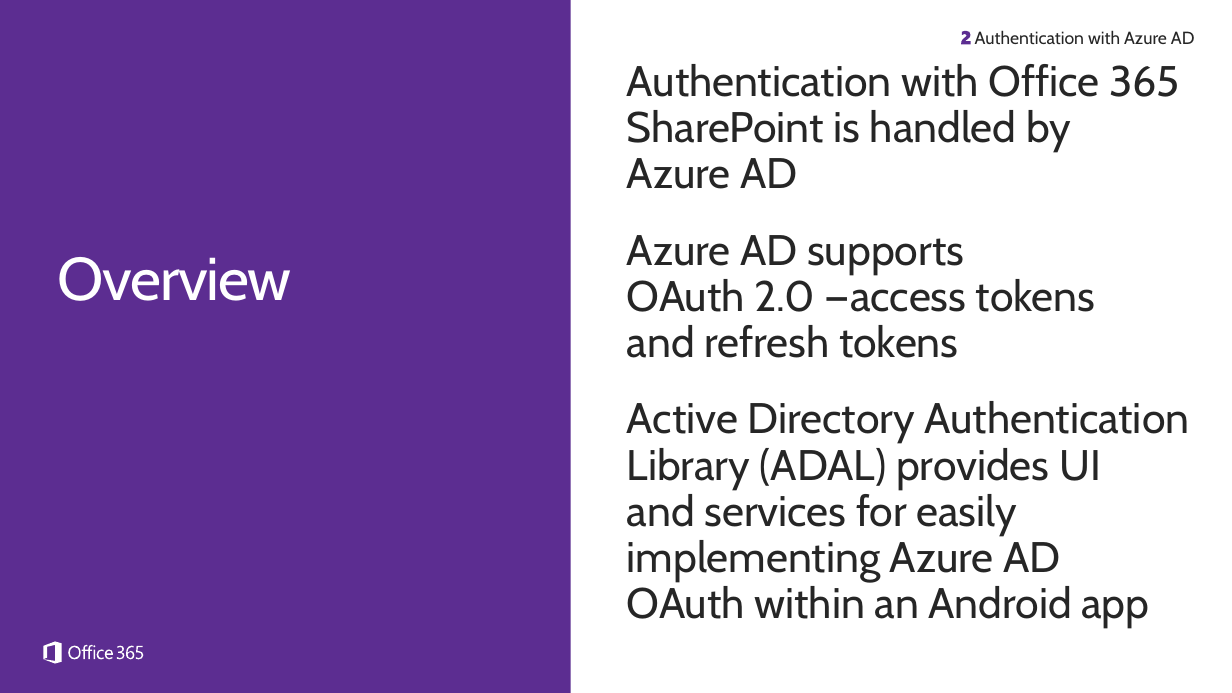
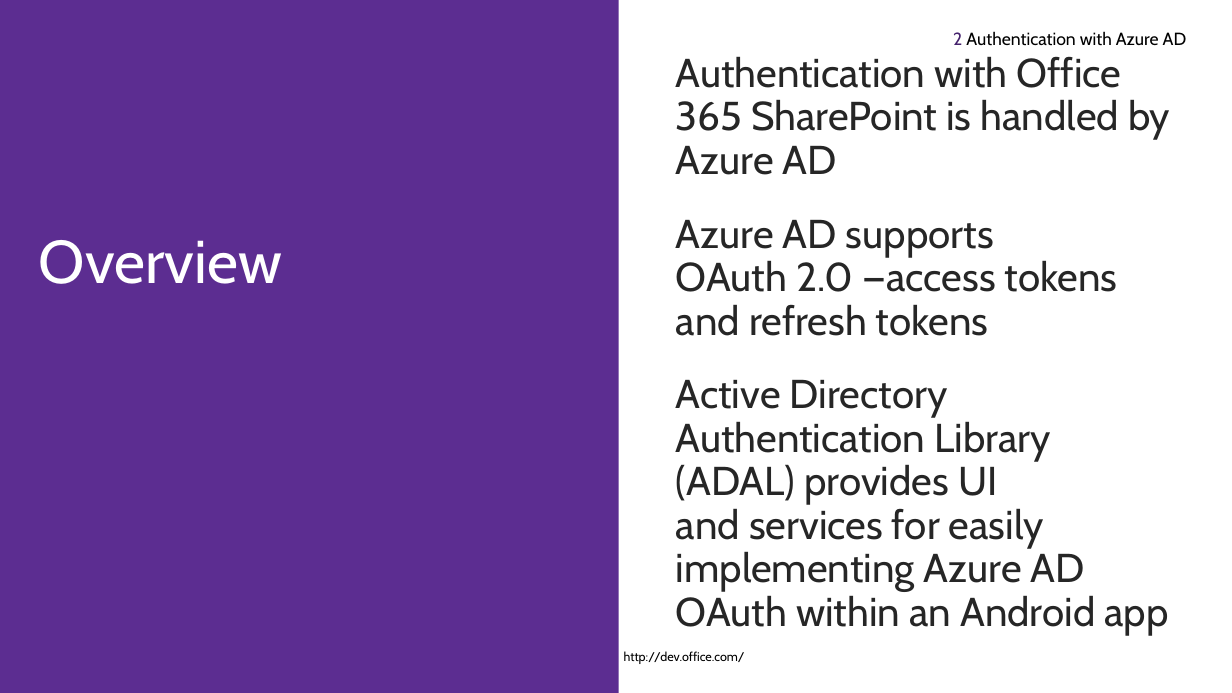
Before and after one commit to OfficeDev/TrainingContent, a slide deck: slide 11 of O3654/O3654-4 Native Android Development with Office 365 APIs/O3654-4 Deep dive into native Android Development with Office 365 APIs.pptx. Drawn at 1232x693 pixels with LibreOffice and Linux fonts; fonts in the diff are those of the drawing; background and template pictures are left out. Boxes give left, top, right and bottom in pixels: in the first picture for what was removed or moved away, otherwise in the second. Text is boxed around its words. In the diff, an @@ line names an element or a change of style, - is before the commit and + after.

Commit message:
Updated slide decks to new theme

```diff
--- a/O3654/O3654-4 Native Android Development with Office 365 APIs/O3654-4 Deep dive into native Android Development with Office 365 APIs.pptx
+++ b/O3654/O3654-4 Native Android Development with Office 365 APIs/O3654-4 Deep dive into native Android Development with Office 365 APIs.pptx
@@ rectangle removed at bbox=[0, 0, 571, 693] @@
@@ rectangle added at bbox=[0, 0, 619, 693], fill #5C2D91 @@
@@ text "2 Authentication with Azure AD" at bbox=[953, 31, 1187, 46]: vertical alignment top to middle @@
@@ text "Authentication with Office 365 SharePoint ...": place and size @@
-text "Authentication with Office 365 SharePoint ..." at bbox=[627, 64, 1189, 628]
+text "Authentication with Office 365 SharePoint ..." at bbox=[676, 56, 1170, 636]
@@ text "Authentication with Office 365 SharePoint ..." at bbox=[676, 56, 1170, 636]: size 34 to 32 pt @@
@@ text at bbox=[953, 31, 1187, 46]: text changed; text colour #262626 to #000000 @@
-Authentication with Azure AD
+2 Authentication with Azure AD
@@ freeform shape removed at bbox=[961, 31, 970, 44] @@
@@ text "Overview": place and size @@
-text "Overview" at bbox=[58, 257, 292, 301]
+text "Overview" at bbox=[39, 240, 282, 284]
@@ text "Overview" at bbox=[39, 240, 282, 284]: letter spacing -1 to 0 pt; more space between paragraphs @@
@@ freeform shape removed at bbox=[43, 641, 143, 663] @@
@@ text added at bbox=[624, 651, 745, 664], 10 pt, text #000000 @@
+http://dev.office.com/
```
Also in this commit, not shown: 35 other slides changed, 3 slides added, 3 slides removed, 5 other files.
